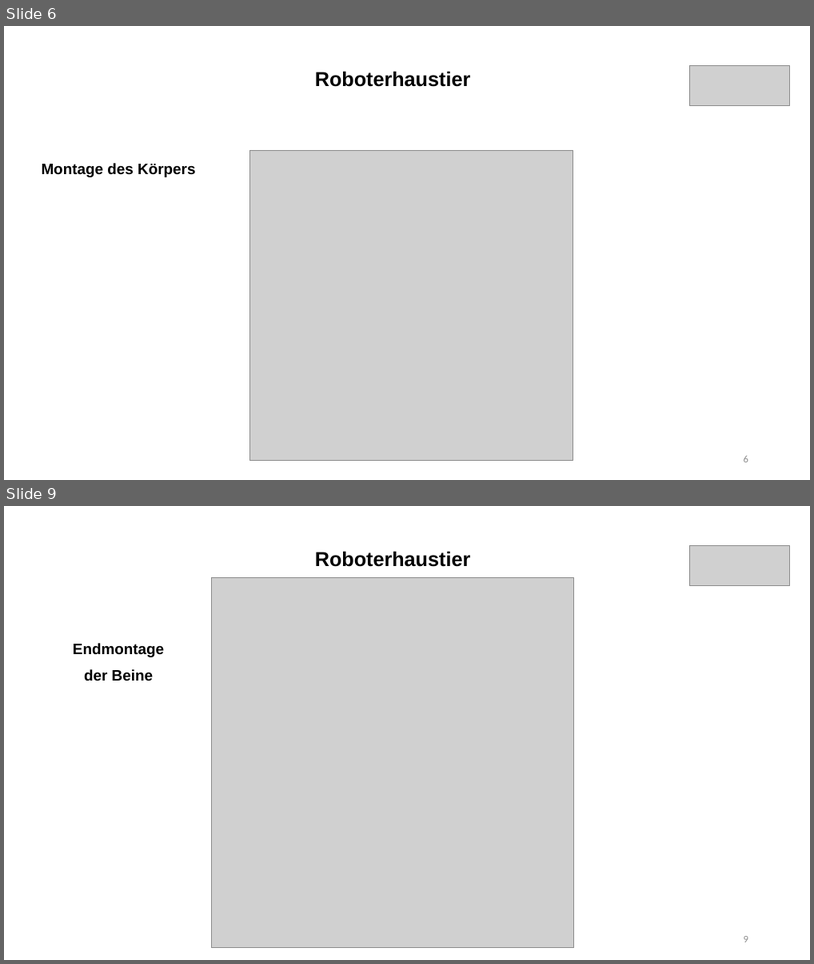
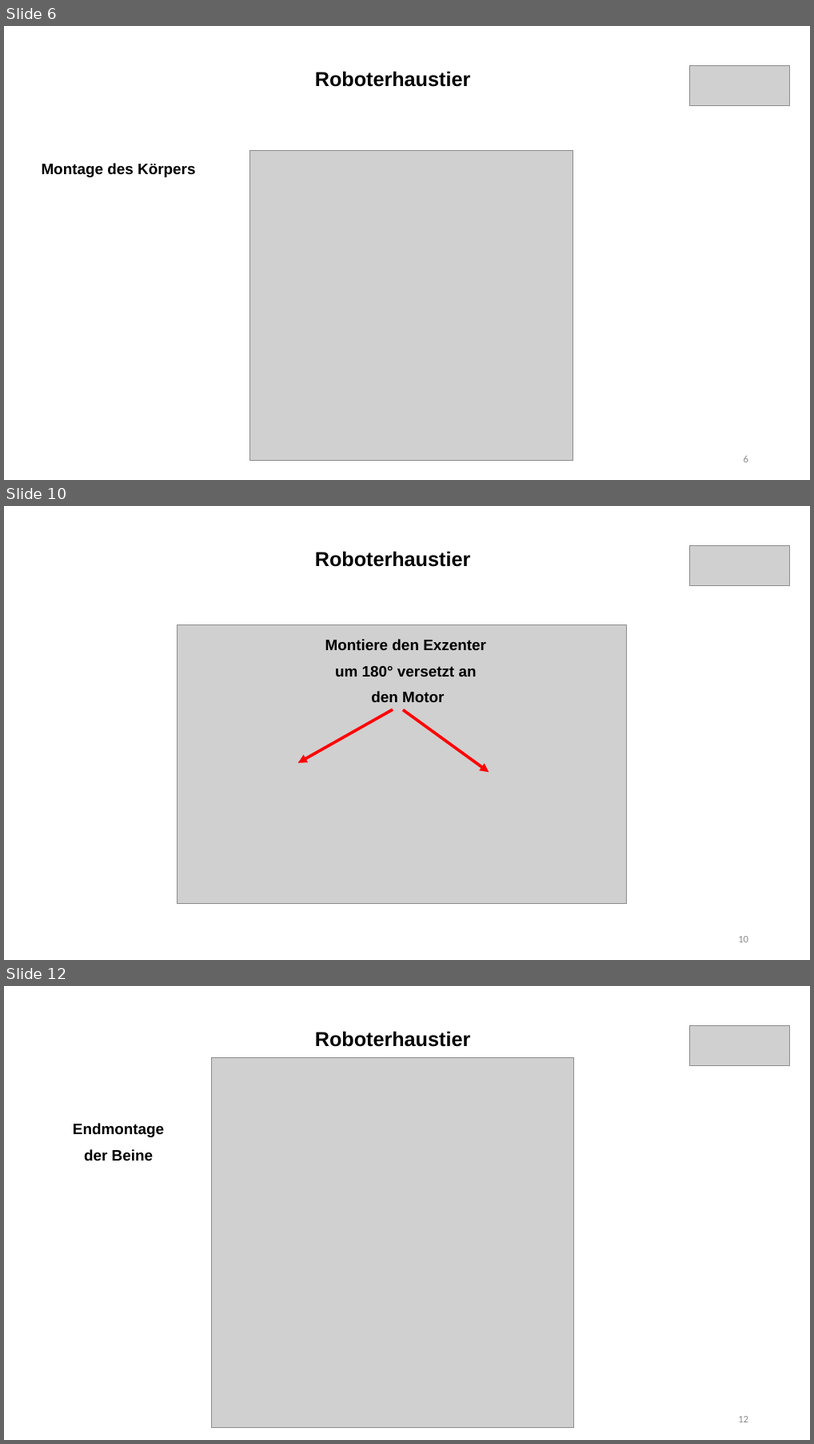
Before and after one commit to frankyhub/Egone, a slide deck: pdf/Roboterhaustier.pptx. Shown one above the other, each under a label of ours: slides 6 and 9 before the commit, slides 6, 10 and 12 after it; the slides between them are not shown. The pictures are 814x964 and 814x1444 pixels, drawn with LibreOffice and Linux fonts; fonts in the diff are those of the drawing; grey boxes stand for pictures. Boxes give left, top, right and bottom in pixels: in the first picture for what was removed or moved away, otherwise in the second. Text is boxed around its words. In the diff, an @@ line names an element or a change of style, - is before the commit and + after.

```diff
--- a/pdf/Roboterhaustier.pptx
+++ b/pdf/Roboterhaustier.pptx
@@ slide 10 added at <box>4,506,810,960</box>, background #FFFFFF @@
@@ subtitle added at <box>315,551,471,567</box>, 24 pt, text #000000, bold @@
+Roboterhaustier
@@ picture added at <box>690,545,790,585</box> @@
@@ picture added at <box>177,624,627,903</box> @@
@@ text added at <box>326,639,486,702</box>, 18 pt, text #000000, bold @@
+Montiere den Exzenter
+um 180° versetzt an
+den Motor
@@ arrow added from (393, 709) to (298, 763), #FF0000 3.5 pt @@
@@ arrow added from (403, 710) to (489, 772), #FF0000 3.5 pt @@
@@ page number added at <box>738,936,749,942</box>, 12 pt, text #8C8C8C @@
+10
@@ what was slide 9 is now slide 12 @@
@@ page number at <box>738,1416,749,1422</box>: text changed @@
-9
+12
```
Also in this commit, not shown: 4 slides changed, 2 other slides added, 6 other files.
